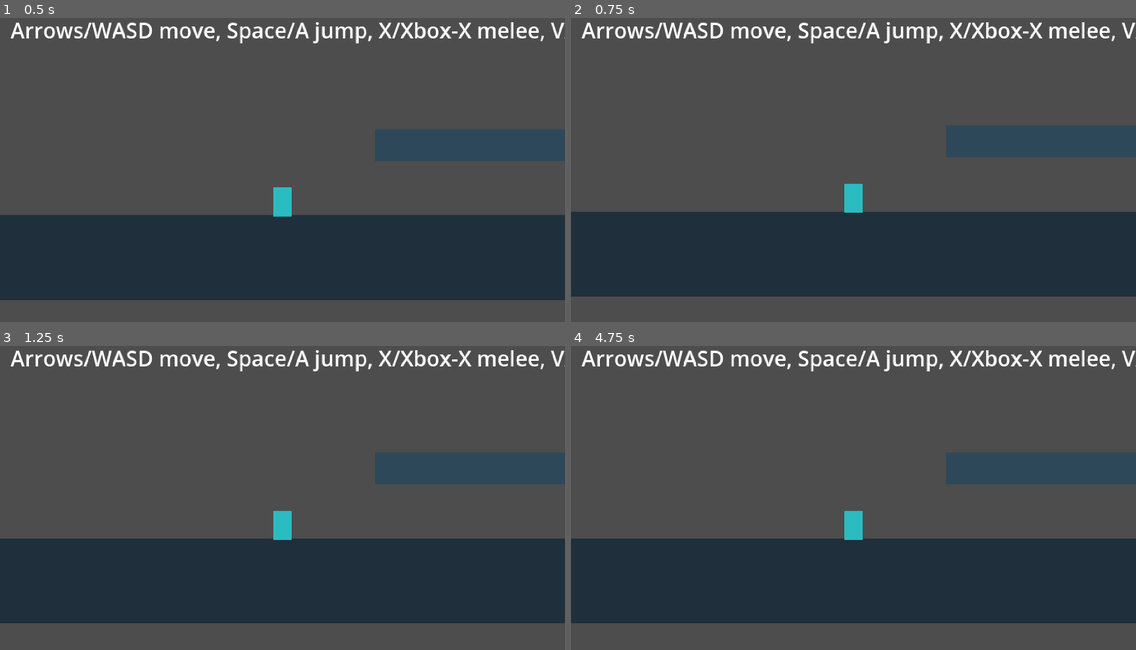
Above: before the commit, frames 1-4 (two rows, left to right).
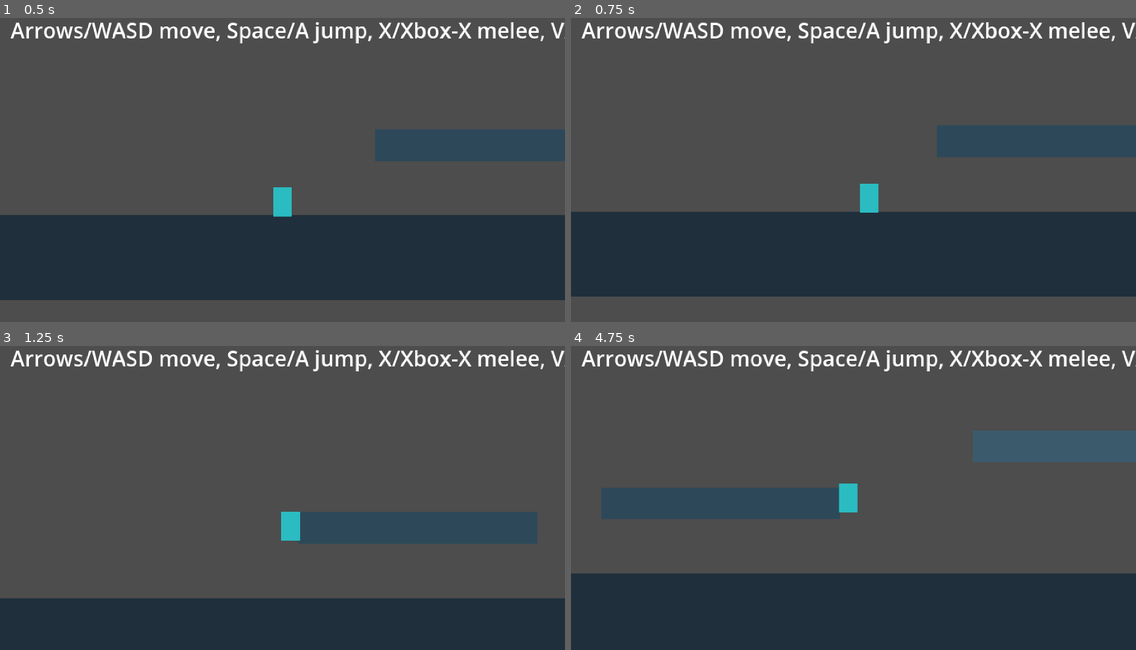
Above: after the commit, the same moments.

Repository: andrewgilliland/awash
Game: Godot game, scene res://scenes/main.tscn
Two runs of this game, one before a commit and one after it. Both use one fixed random seed, a clock stepped at 60 frames per second and the inputs below.
Inputs:
- Up to frame 1 (0.5 s): no input
- Up to frame 2 (0.75 s): hold Right (move_right, bound only after the commit) from 0.53 s (still down); tap E (interact, bound only after the commit) at 0.6 s
- Up to frame 3 (1.25 s): keep holding Right (move_right, bound only after the commit); tap Space (jump, bound only after the commit) at 0.77, 1.07 s; tap X (melee_attack, bound only after the commit) at 0.8 s
- Up to frame 4 (4.75 s): tap X (melee_attack, bound only after the commit) at 1.35, 4.55 s; tap Space (jump, bound only after the commit) at 1.52, 1.82, 3.02, 3.05, 3.32, 3.6, 3.77, 4.07, 4.52 s; tap V (ranged_attack, bound only after the commit) at 1.55, 2.1 s; release Right (move_right, bound only after the commit) at 2.03 s; hold Left (move_left, bound only after the commit) 2.03-2.78 s; tap C at 2.3, 2.85 s; hold Right (move_right, bound only after the commit) 2.78-4.28 s; tap E (interact, bound only after the commit) at 3.8, 4.35 s; tap Tab (map, bound only after the commit) at 4.15 s; hold Left (move_left, bound only after the commit) from 4.28 s (still down)

Frame 1 is identical in both runs. In frame 2, 0.7% of the frame differs, in the area x 48-67%, y 35-65%; in frame 3, 36%, in the area x 0-100%, y 35-100%; in frame 4, 30%.
Error before the commit: Parse Error: Cannot find member "LEFT" in base "Key". (res://scripts/core/input_setup.gd:20)

Commit message:
Fix: use Godot 4 Key.KEY_* enums in input setup

Diff:
--- a/scripts/core/input_setup.gd
+++ b/scripts/core/input_setup.gd
@@ -17,21 +17,21 @@
 	_add_action_if_missing("pause")
 	_add_action_if_missing("map")
 
-	_add_key("move_left", Key.LEFT)
-	_add_key("move_left", Key.A)
-	_add_key("move_right", Key.RIGHT)
-	_add_key("move_right", Key.D)
-	_add_key("move_up", Key.UP)
-	_add_key("move_up", Key.W)
-	_add_key("move_down", Key.DOWN)
-	_add_key("move_down", Key.S)
-	_add_key("jump", Key.SPACE)
-	_add_key("jump", Key.C)
-	_add_key("melee_attack", Key.X)
-	_add_key("ranged_attack", Key.V)
-	_add_key("interact", Key.E)
-	_add_key("pause", Key.ESCAPE)
-	_add_key("map", Key.TAB)
+	_add_key("move_left", Key.KEY_LEFT)
+	_add_key("move_left", Key.KEY_A)
+	_add_key("move_right", Key.KEY_RIGHT)
+	_add_key("move_right", Key.KEY_D)
+	_add_key("move_up", Key.KEY_UP)
+	_add_key("move_up", Key.KEY_W)
+	_add_key("move_down", Key.KEY_DOWN)
+	_add_key("move_down", Key.KEY_S)
+	_add_key("jump", Key.KEY_SPACE)
+	_add_key("jump", Key.KEY_C)
+	_add_key("melee_attack", Key.KEY_X)
+	_add_key("ranged_attack", Key.KEY_V)
+	_add_key("interact", Key.KEY_E)
+	_add_key("pause", Key.KEY_ESCAPE)
+	_add_key("map", Key.KEY_TAB)
 
 	# Xbox/PlayStation style defaults.
 	_add_button("jump", 0)
